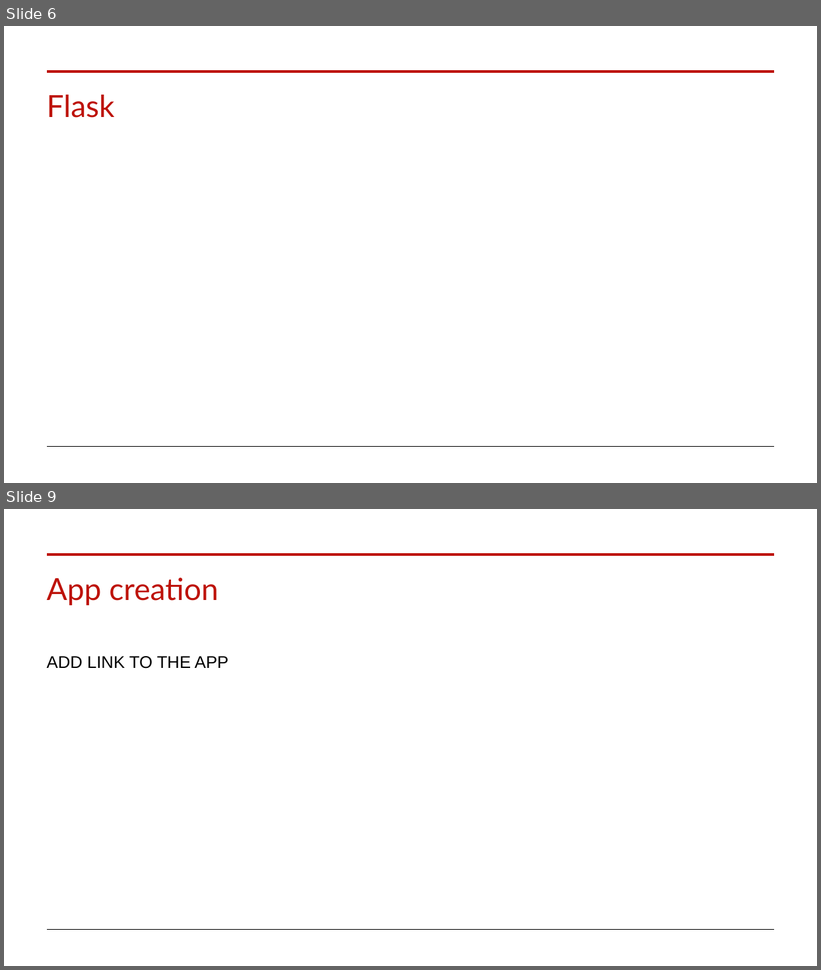
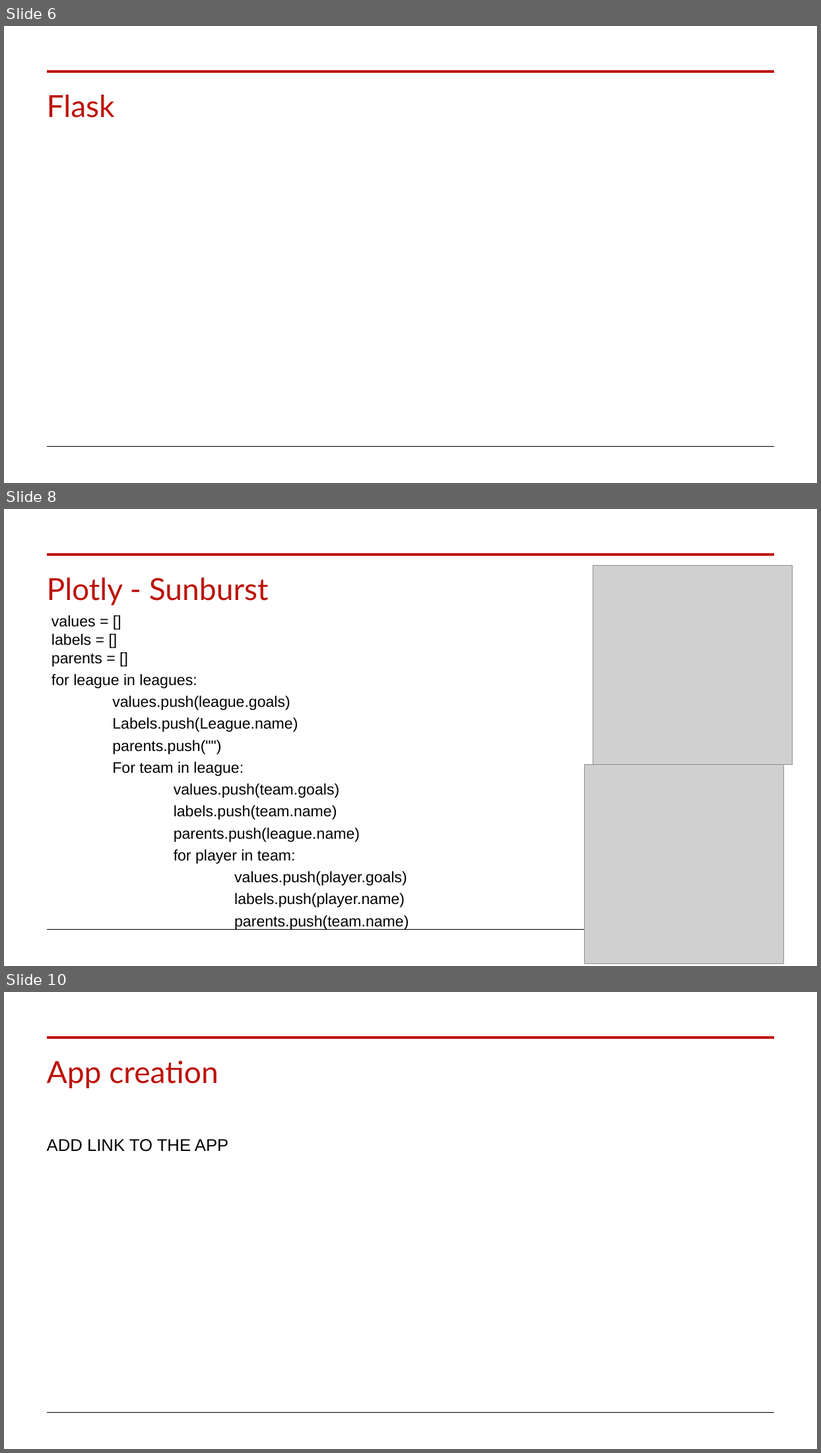
Before and after one commit to GurpreetChugh/Project-3---Football-App, a slide deck: Project 3 Football App.pptx. Shown one above the other, each under a label of ours: slides 6 and 9 before the commit, slides 6, 8 and 10 after it; the slides between them are not shown. The pictures are 821x970 and 821x1453 pixels, drawn with LibreOffice and Linux fonts; fonts in the diff are those of the drawing; grey boxes stand for pictures. Boxes give left, top, right and bottom in pixels: in the first picture for what was removed or moved away, otherwise in the second. Text is boxed around its words. In the diff, an @@ line names an element or a change of style, - is before the commit and + after.

```diff
--- a/Project 3 Football App.pptx
+++ b/Project 3 Football App.pptx
@@ slide 8 added at box(4, 509, 817, 966), background #FFFFFF; not listed: 2 template elements that a slide beside it also shows @@
@@ picture added at box(593, 566, 793, 765) @@
@@ title added at box(47, 578, 269, 605), 36 pt, text #BD1209 @@
+Plotly - Sunburst
@@ text added at box(52, 615, 409, 930), 18 pt, text #000000 @@
+  values = []
+  labels = []
+  parents = []
+  for league in leagues:
+  values.push(league.goals)
+  Labels.push(League.name)
+  parents.push("")
+  For team in league:
+  values.push(team.goals)
+  labels.push(team.name)
+  parents.push(league.name)
+  for player in team:
+  values.push(player.goals)
+  labels.push(player.name)
+  parents.push(team.name)
@@ picture added at box(585, 764, 784, 964) @@
@@ what was slide 9 is now slide 10 @@
```
Also in this commit, not shown: 2 slides changed.
